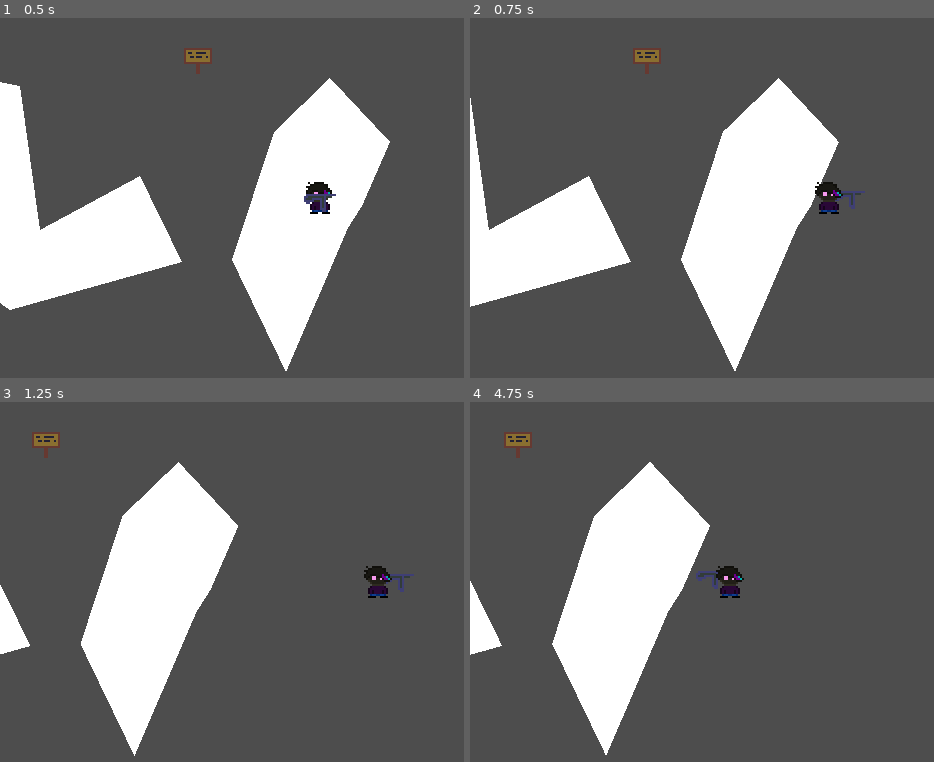
Above: before the commit, frames 1-4 (two rows, left to right).
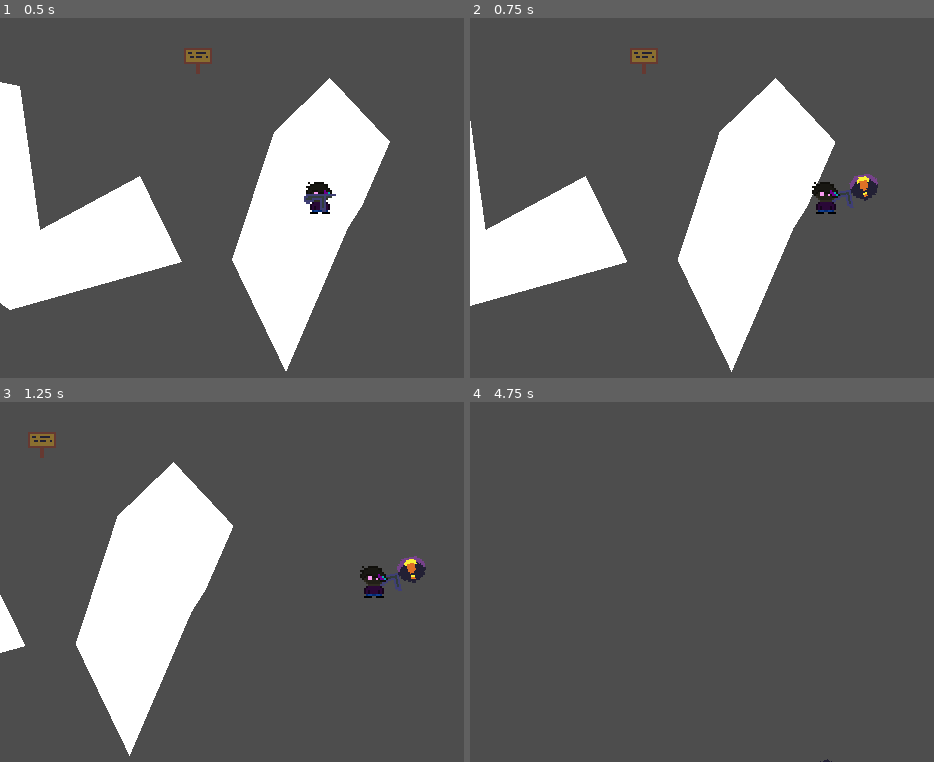
Above: after the commit, the same moments.

Repository: HalcyonGarside/AssetDevelopment
Game: Godot game, scene res://test_world.tscn
The game is run twice, just before and just after one commit, with the same random seed, the same clock (stepped at 60 frames per second) and the same inputs.
Inputs (mouse positions are in pixels of both pictures, inside the frame that each line leads up to):
- Up to frame 1 (0.5 s): no input
- Up to frame 2 (0.75 s): tap Enter (ui_accept) at 0.5 s; move the mouse to (929, 180) at 0.52 s; hold Right (ui_right) from 0.53 s (still down); click (929, 180) at 0.6 s
- Up to frame 3 (1.25 s): keep holding Right (ui_right); tap Enter (ui_accept) at 0.77 s
- Up to frame 4 (4.75 s): move the mouse to (660, 600) at 1.27 s; release Right (ui_right) at 1.28 s; hold Down (ui_down) 1.28-2.03 s; click (660, 600) at 1.35 s; tap Enter (ui_accept) at 1.52, 3.02, 3.77, 4.52 s; move the mouse to (855, 502) at 2.02 s; hold Right (ui_right) 2.03-2.78 s; click (855, 502) at 2.1 s; move the mouse to (757, 654) at 2.77 s; hold Up (ui_up) 2.78-3.53 s; click (757, 654) at 2.85 s; move the mouse to (outside the picture) at 3.52 s; hold Left (ui_left) from 3.53 s (still down); click (outside the picture) at 3.6 s; move the mouse to (599, 528) at 4.27 s; click (599, 528) at 4.35 s

Frame 1 is identical in both runs. In frame 2, 2.5% of the frame differs, in the area x 0-88%, y 8-99%; in frame 3, 2.7%; in frame 4, 15%, in the area x 0-79%, y 8-100%.

Commit message:
Shooting, but the bullets push you

Diff:
--- a/Gun.gd
+++ b/Gun.gd
@@ -1,20 +1,28 @@
 extends Sprite2D
 
 var damage = 0;
+@export var projectile : PackedScene;
 
 # Called when the node enters the scene tree for the first time.
 func _ready():
-
 	pass # Replace with function body.
 
 
 # Called every frame. 'delta' is the elapsed time since the previous frame.
 func _process(delta):
-
-	pass
+	if(Input.is_action_just_pressed("shoot")):
+		self.shoot(get_global_mouse_position());
 
 
 func updateGunData(gunData : GunData):
 	self.texture = gunData.image;
 	self.damage = gunData.hit_damage;
 	pass
+
+func shoot(direction):
+	var b = self.projectile.instantiate();
+	add_child(b);
+	b.transform.origin = self.transform.origin;
+	print_debug(b.transform.origin);
+	b.constant_linear_velocity = direction.normalized();
+	pass
--- /dev/null
+++ b/bullet.gd
@@ -0,0 +1,10 @@
+extends StaticBody2D
+
+# Called when the node enters the scene tree for the first time.
+func _ready():
+	pass # Replace with function body.
+
+
+# Called every frame. 'delta' is the elapsed time since the previous frame.
+func _process(delta):
+	pass
--- /dev/null
+++ b/bullet.tscn
@@ -0,0 +1,15 @@
+[gd_scene load_steps=4 format=3 uid="uid://158lc240blvy"]
+
+[ext_resource type="Script" path="res://bullet.gd" id="1_thwx7"]
+[ext_resource type="Texture2D" uid="uid://c2lss80xkd6w1" path="res://sprites/ExclaimBubble.png" id="2_ldakv"]
+
+[sub_resource type="RectangleShape2D" id="RectangleShape2D_py13k"]
+
+[node name="Bullet" type="StaticBody2D"]
+script = ExtResource("1_thwx7")
+
+[node name="Sprite2D" type="Sprite2D" parent="."]
+texture = ExtResource("2_ldakv")
+
+[node name="CollisionShape2D" type="CollisionShape2D" parent="."]
+shape = SubResource("RectangleShape2D_py13k")
--- a/project.godot
+++ b/project.godot
@@ -74,6 +74,11 @@
 , Object(InputEventKey,"resource_local_to_scene":false,"resource_name":"","device":-1,"window_id":0,"alt_pressed":false,"shift_pressed":false,"ctrl_pressed":false,"meta_pressed":false,"pressed":false,"keycode":0,"physical_keycode":83,"key_label":0,"unicode":115,"echo":false,"script":null)
 ]
 }
+shoot={
+"deadzone": 0.5,
+"events": [Object(InputEventMouseButton,"resource_local_to_scene":false,"resource_name":"","device":-1,"window_id":0,"alt_pressed":false,"shift_pressed":false,"ctrl_pressed":false,"meta_pressed":false,"button_mask":1,"position":Vector2(176, 11),"global_position":Vector2(180, 54),"factor":1.0,"button_index":1,"pressed":true,"double_click":false,"script":null)
+]
+}
 
 [layer_names]
 
--- a/test_world.tscn
+++ b/test_world.tscn
@@ -12,23 +12,23 @@
 script = ExtResource("1_sdmuf")
 
 [node name="Floor" type="Polygon2D" parent="."]
-position = Vector2(378, 147)
+position = Vector2(20, -66)
 polygon = PackedVector2Array(54, 104, 23, 176, -4, 120, 17, 56, 45, 29, 75, 61, 61, 93)
 
 [node name="TopDownPlayer" parent="." instance=ExtResource("1_4iwq2")]
-position = Vector2(418, 236)
+position = Vector2(60, 23)
 
 [node name="StaticBody2D" type="StaticBody2D" parent="."]
 
 [node name="CollisionPolygon2D" type="CollisionPolygon2D" parent="StaticBody2D"]
 material = SubResource("CanvasItemMaterial_702nf")
-position = Vector2(173, 152)
+position = Vector2(-185, -61)
 polygon = PackedVector2Array(53, 20, 26, 96, 90, 140, 176, 116, 155, 73, 105, 100, 95, 28)
 
 [node name="Polygon2D" type="Polygon2D" parent="StaticBody2D/CollisionPolygon2D"]
 
 [node name="Sign" parent="." instance=ExtResource("3_6y01d")]
-position = Vector2(357, 174)
+position = Vector2(-1, -39)
 message = "I'm a sign lol"
 message_name = "Sign"
 image = ExtResource("4_mfb8b")
--- a/top_down_player.gd
+++ b/top_down_player.gd
@@ -38,8 +38,7 @@
 	# Gun Positioning
 	var mouseRay = (get_local_mouse_position()).normalized();
 	gun.position = (mouseRay * 10);
-
-	print_debug(gun.position);
+	gun.rotation = get_angle_to(get_global_mouse_position());
 
 	move_and_slide();
 
--- a/top_down_player.tscn
+++ b/top_down_player.tscn
@@ -1,9 +1,10 @@
-[gd_scene load_steps=6 format=3 uid="uid://dgy283fk3u28s"]
+[gd_scene load_steps=7 format=3 uid="uid://dgy283fk3u28s"]
 
 [ext_resource type="Texture2D" uid="uid://cdh6qmnowwemp" path="res://sprites/ApolloSprite.png" id="1_dlqyt"]
 [ext_resource type="Script" path="res://top_down_player.gd" id="1_y6r4e"]
 [ext_resource type="PackedScene" uid="uid://bxg6dn4yw3jni" path="res://interact_bubble.tscn" id="3_ct82m"]
 [ext_resource type="PackedScene" uid="uid://ban7vywbstaf6" path="res://gun.tscn" id="4_s84l4"]
+[ext_resource type="PackedScene" uid="uid://158lc240blvy" path="res://bullet.tscn" id="5_1las2"]
 
 [sub_resource type="RectangleShape2D" id="RectangleShape2D_yxb2i"]
 size = Vector2(10, 6)
@@ -24,7 +25,6 @@
 shape = SubResource("RectangleShape2D_yxb2i")
 
 [node name="Camera2D" type="Camera2D" parent="."]
-process_callback = 0
 position_smoothing_enabled = true
 
 [node name="InteractBubble" parent="." instance=ExtResource("3_ct82m")]
@@ -32,3 +32,4 @@
 
 [node name="Gun" parent="." instance=ExtResource("4_s84l4")]
 position = Vector2(17, 0)
+projectile = ExtResource("5_1las2")
